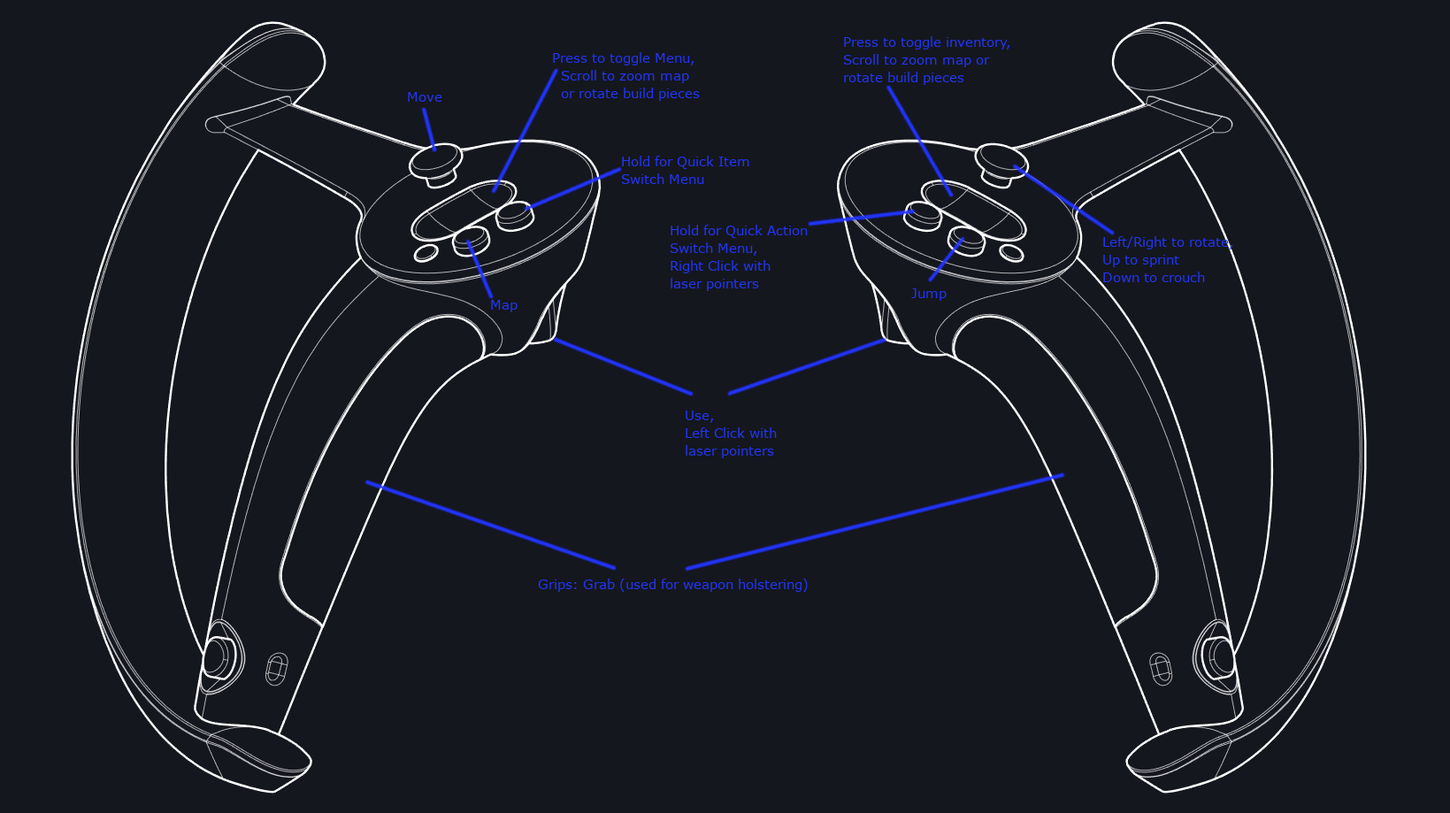
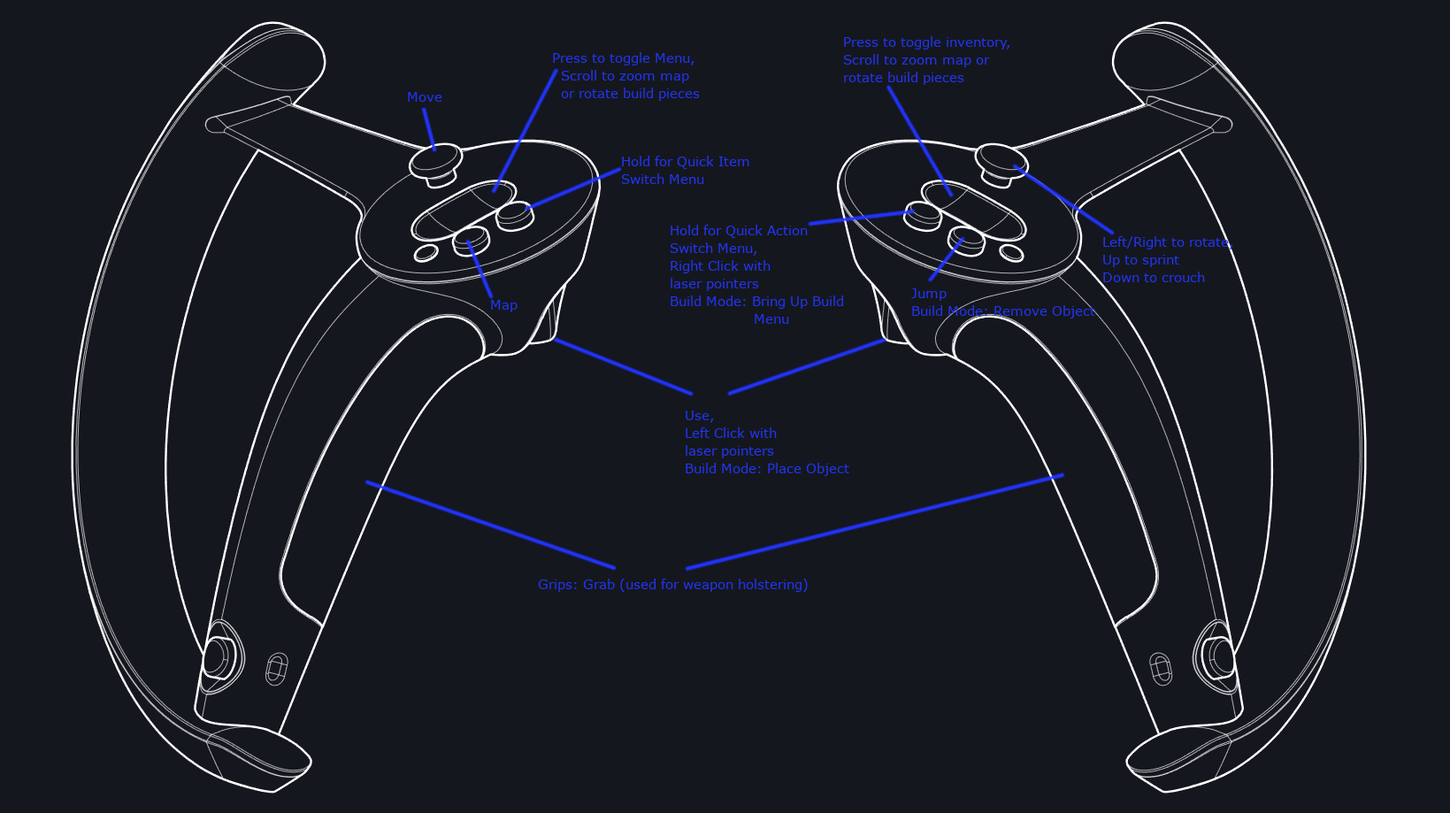
The second 1450 x 813 image is a revision of the first. Changes to its layers:
painted on "Hold for Quick Action ..." over [670, 295, 844, 324]
renamed "Jump" to "Jump ...", painted on it over [912, 305, 1096, 319]
painted on "Use, ..." over [685, 462, 850, 477]
